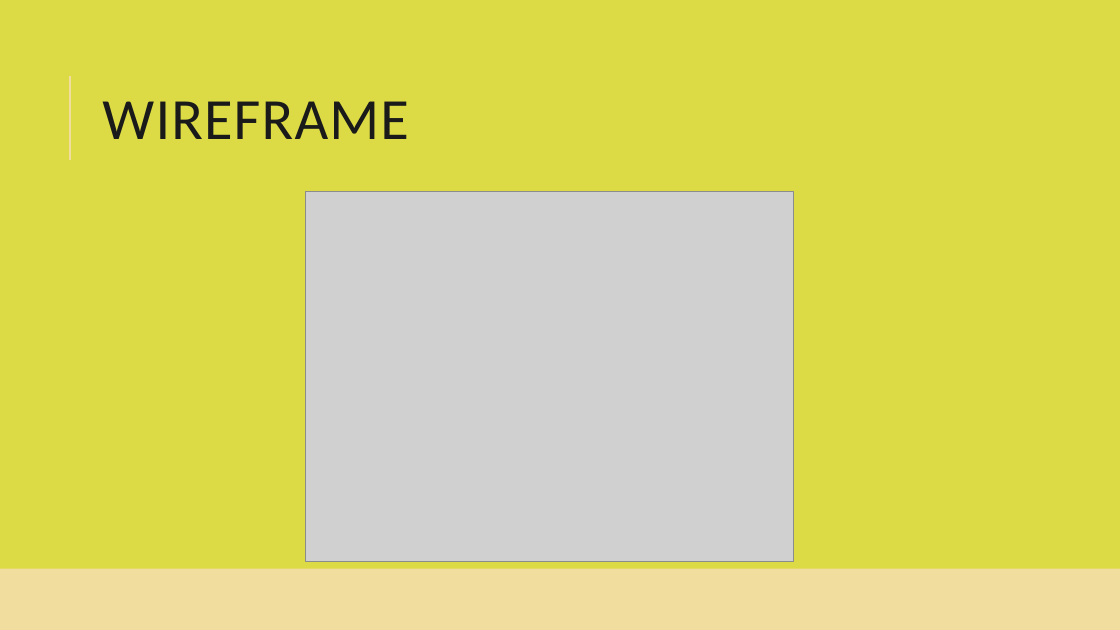
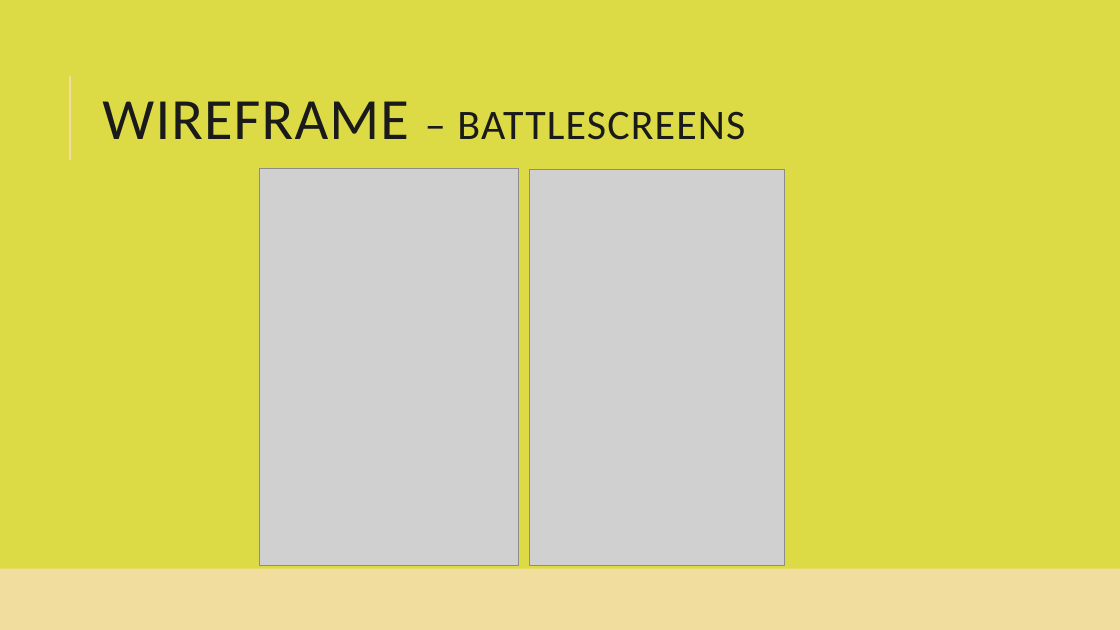
Before and after one commit to smiyaoka/forkPotatoDOC, a slide deck: slide 10 of ForkandPotatoUI.pptx (slide 9 before the commit). Drawn at 1120x630 pixels with LibreOffice and Linux fonts; fonts in the diff are those of the drawing; grey boxes stand for pictures. Boxes give left, top, right and bottom in pixels: in the first picture for what was removed or moved away, otherwise in the second. Text is boxed around its words. In the diff, an @@ line names an element or a change of style, - is before the commit and + after.

```diff
--- a/ForkandPotatoUI.pptx
+++ b/ForkandPotatoUI.pptx
@@ title at (102, 101, 745, 140): text changed; size 50 to 36 pt @@
-WIREFRAME
+WIREFRAME – BATTLESCREENS
@@ picture added at (259, 169, 518, 565) @@
@@ picture: place and size @@
-picture at (305, 192, 794, 561)
+picture at (530, 170, 786, 565)
```
Also in this commit, not shown: 3 slides added, 2 slides removed.
